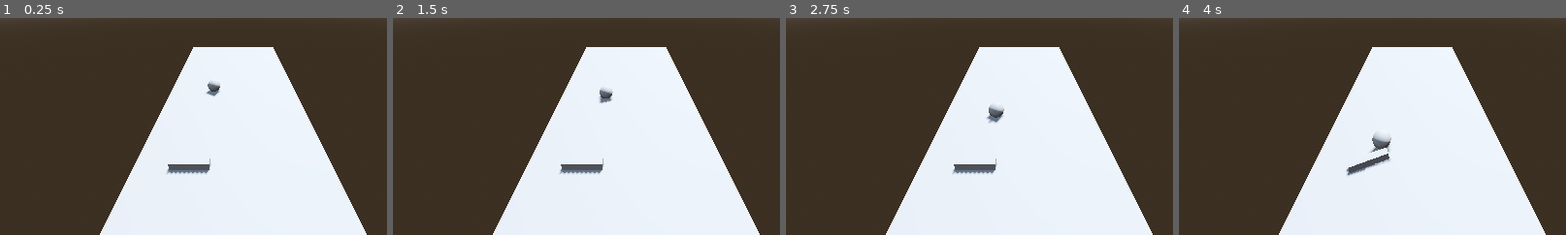
Above: before the commit, frames 1-4 (left to right).
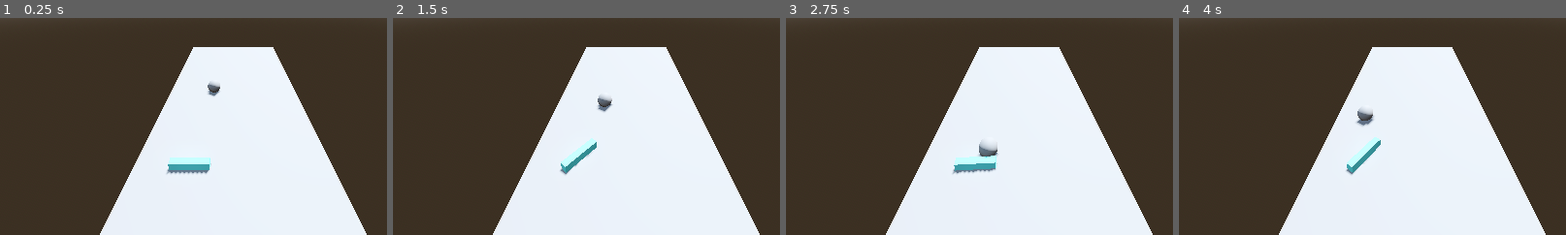
Above: after the commit, the same moments.

Repository: the-g-force/GGJ2025
Game: Godot game, scene res://world.tscn
The game is run twice, just before and just after one commit, with the same random seed, the same clock (stepped at 60 frames per second) and the same inputs.
Inputs:
- Up to frame 1 (0.25 s): no input
- Up to frame 2 (1.5 s): hold Shift (flipper_left) from 1.28 s (still down)
- Up to frame 3 (2.75 s): release Shift (flipper_left) at 2.03 s
- Up to frame 4 (4 s): hold Shift (flipper_left) from 3.53 s (still down)
The pictures show only the part of the screen within x 20-70%, y 42-92%; the shares and areas given below are measured in that part.

The runs differ from the first frame. In frame 1, 0.7% of the frame differs, in the area x 43-57%, y 29-71%; in frame 2, 1.2%; in frame 3, 1.3%; in frame 4, 1.3%, in the area x 43-55%, y 41-73%.

Commit message:
Tinker with settings to find the right feel

Diff:
--- a/project/project.godot
+++ b/project/project.godot
@@ -20,10 +20,16 @@
 flipper_left={
 "deadzone": 0.5,
 "events": [Object(InputEventKey,"resource_local_to_scene":false,"resource_name":"","device":-1,"window_id":0,"alt_press …(195 unchanged characters)…
+, Object(InputEventKey,"resource_local_to_scene":false,"resource_name":"","device":-1,"window_id":0,"alt_pressed":false,"shift_pressed":false,"ctrl_pressed":false,"meta_pressed":false,"pressed":false,"keycode":0,"physical_keycode":90,"key_label":0,"unicode":122,"location":0,"echo":false,"script":null)
 ]
 }
 flipper_right={
 "deadzone": 0.5,
 "events": [Object(InputEventKey,"resource_local_to_scene":false,"resource_name":"","device":-1,"window_id":0,"alt_press …(195 unchanged characters)…
+, Object(InputEventKey,"resource_local_to_scene":false,"resource_name":"","device":-1,"window_id":0,"alt_pressed":false,"shift_pressed":false,"ctrl_pressed":false,"meta_pressed":false,"pressed":false,"keycode":0,"physical_keycode":47,"key_label":0,"unicode":47,"location":0,"echo":false,"script":null)
 ]
 }
+
+[physics]
+
+3d/default_gravity=20.0
--- a/project/table.gd
+++ b/project/table.gd
@@ -1,4 +1,5 @@
 extends StaticBody3D
+
 
 
 func _physics_process(_delta: float) -> void:
--- a/project/table.tscn
+++ b/project/table.tscn
@@ -10,6 +10,9 @@
 
 [sub_resource type="BoxMesh" id="BoxMesh_pwclo"]
 size = Vector3(2, 0.4, 0.4)
+
+[sub_resource type="StandardMaterial3D" id="StandardMaterial3D_loiwc"]
+albedo_color = Color(0.443137, 1, 1, 1)
 
 [sub_resource type="ConvexPolygonShape3D" id="ConvexPolygonShape3D_ghrun"]
 points = PackedVector3Array(1, 0.2, 0.2, 1, 0.2, -0.2, -1, 0.2, 0.2, 1, -0.2, 0.2, 1, -0.2, -0.2, -1, 0.2, -0.2, -1, -0.2, 0.2, -1, -0.2, -0.2)
@@ -33,14 +36,15 @@
 angular_limit/enable = true
 angular_limit/upper = 0.785398
 angular_limit/lower = 0.0
-motor/enable = true
-motor/target_velocity = 3.49066
+motor/target_velocity = 5.23599
 
 [node name="LeftFlipper" type="RigidBody3D" parent="."]
 transform = Transform3D(1, 0, 0, 0, 1, 0, 0, 0, 1, -2.16631, 0.7, 6.53286)
+can_sleep = false
 
 [node name="MeshInstance3D" type="MeshInstance3D" parent="LeftFlipper"]
 mesh = SubResource("BoxMesh_pwclo")
+surface_material_override/0 = SubResource("StandardMaterial3D_loiwc")
 metadata/_edit_lock_ = true
 
 [node name="CollisionShape3D" type="CollisionShape3D" parent="LeftFlipper"]
Not shown: 1 places in project/table.tscn that only renumber resources
